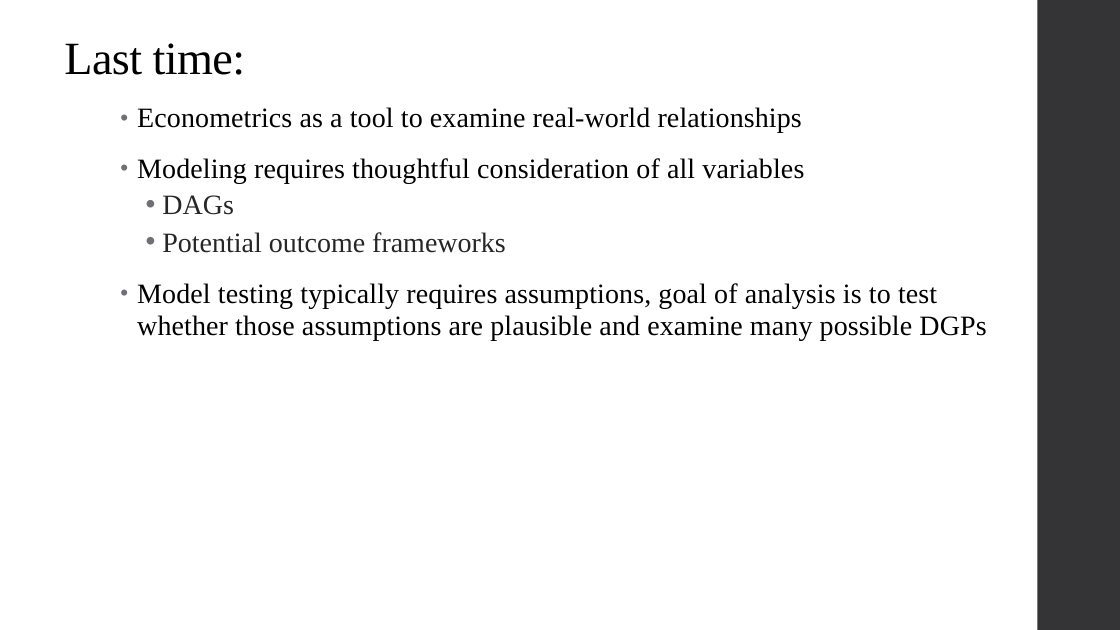
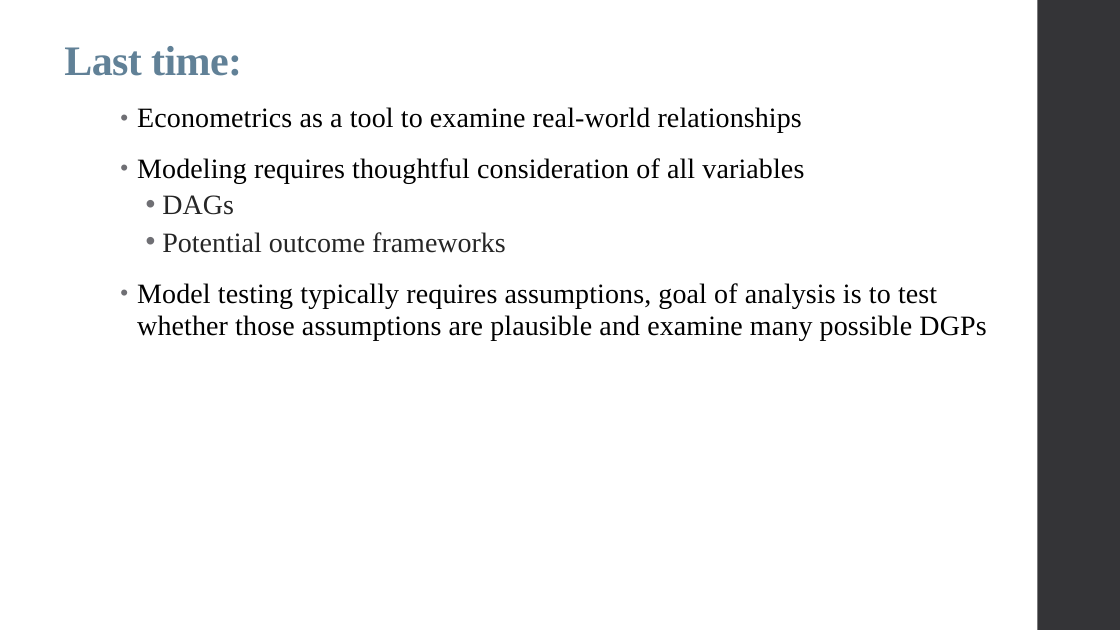
Before and after one commit to qiufei/fork-HAD5744, a slide deck: slide 2 of Lecture02_UnivariateOLS/Lecture2_OLS_2022F.pptx. Drawn at 1120x630 pixels with LibreOffice and Linux fonts; fonts in the diff are those of the drawing. Boxes give left, top, right and bottom in pixels: in the first picture for what was removed or moved away, otherwise in the second. Text is boxed around its words. In the diff, an @@ line names an element or a change of style, - is before the commit and + after.

```diff
--- a/Lecture02_UnivariateOLS/Lecture2_OLS_2022F.pptx
+++ b/Lecture02_UnivariateOLS/Lecture2_OLS_2022F.pptx
@@ title "Last time:" at (64,46,242,76): size 39.6 to 36 pt, text colour #000000 to #618197, bold on @@
```
Also in this commit, not shown: 7 other slides changed, 8 slides added, 8 other files.
